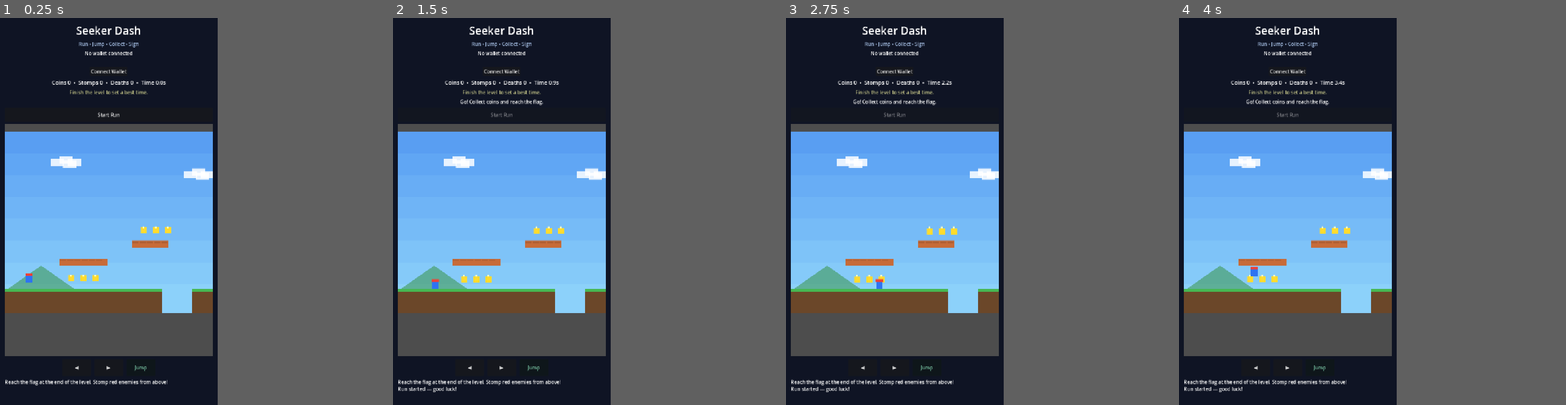
Above: before the commit, frames 1-4 (left to right).
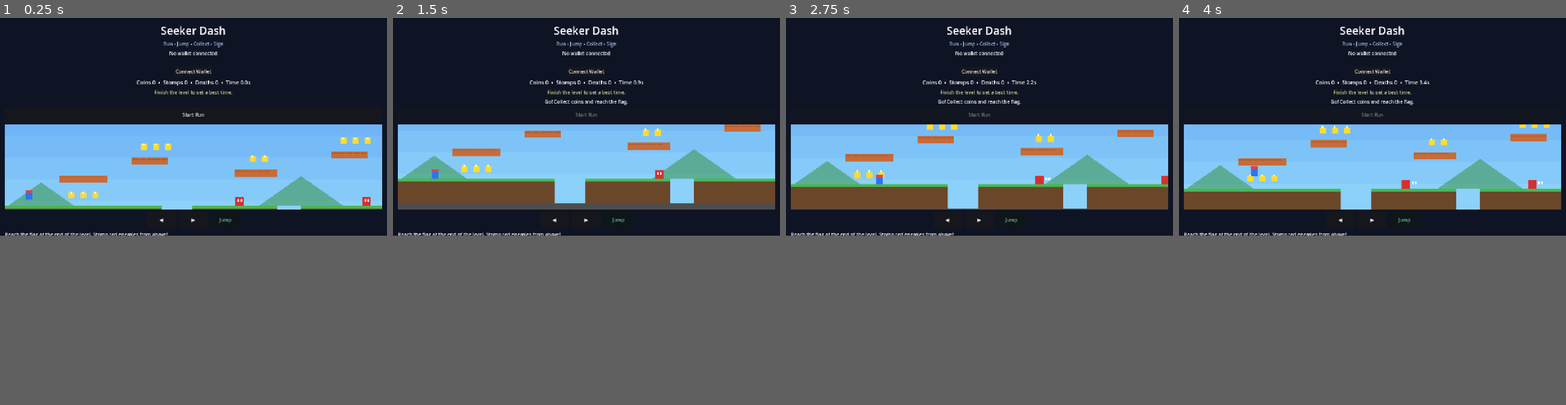
Above: after the commit, the same moments.

Repository: ifeelsam/godot-examples
Game: Godot game, scene res://main.tscn
Same seed, same stepped clock (60 frames per second), same inputs: the game is played once before the commit and once after it.
Inputs:
- Up to frame 1 (0.25 s): no input
- Up to frame 2 (1.5 s): click "Start Run" at 0.5 s; hold D (move_right) from 1.28 s (still down)
- Up to frame 3 (2.75 s): keep holding D (move_right); tap Space (jump) at 1.52, 2.27 s
- Up to frame 4 (4 s): release D (move_right) at 2.78 s; hold A (move_left) 2.78-3.53 s; hold D (move_right) from 3.53 s (still down); tap Space (jump) at 3.77 s
In our replay, the window is 450x800 before the commit and 800x450 after it. These sizes can differ from the game's own. Grey fills any space a smaller window leaves; there, only what the larger window draws over its background counts as a difference.

The runs differ from the first frame. In frame 1, 42% of the frame differs, in the area x 1-99%, y 2-95%; in frame 2, 44%, in the area x 1-99%, y 2-97%; in frame 3, 44%; in frame 4, 44%.

Commit message:
chore: set seeker dash landscape viewport

Diff:
--- a/seeker-dash/project.godot
+++ b/seeker-dash/project.godot
@@ -21,10 +21,10 @@
 
 [display]
 
-window/size/viewport_width=720
-window/size/viewport_height=1280
+window/size/viewport_width=1280
+window/size/viewport_height=720
 window/stretch/mode="canvas_items"
-window/handheld/orientation=1
+window/handheld/orientation=4
 
 [dotnet]
 
